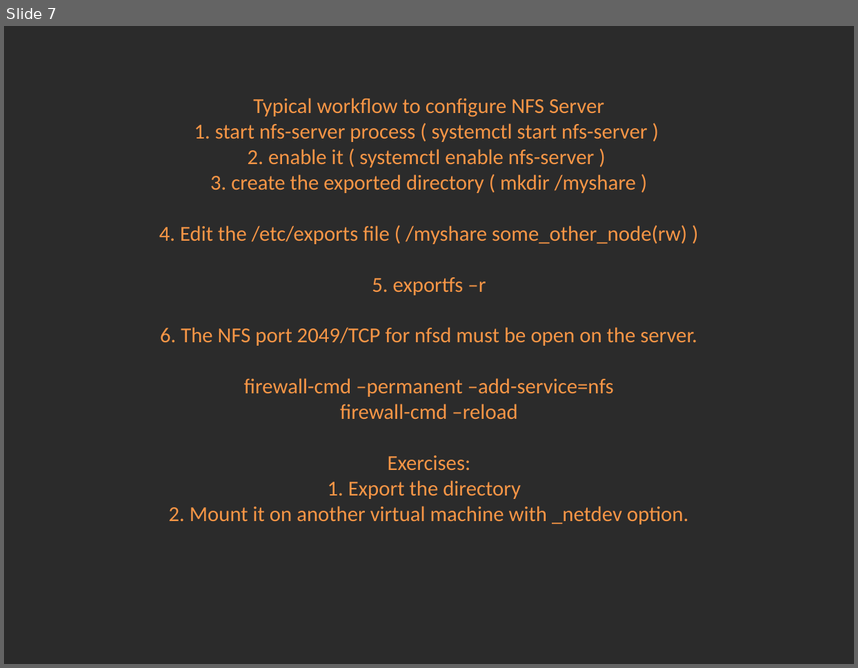
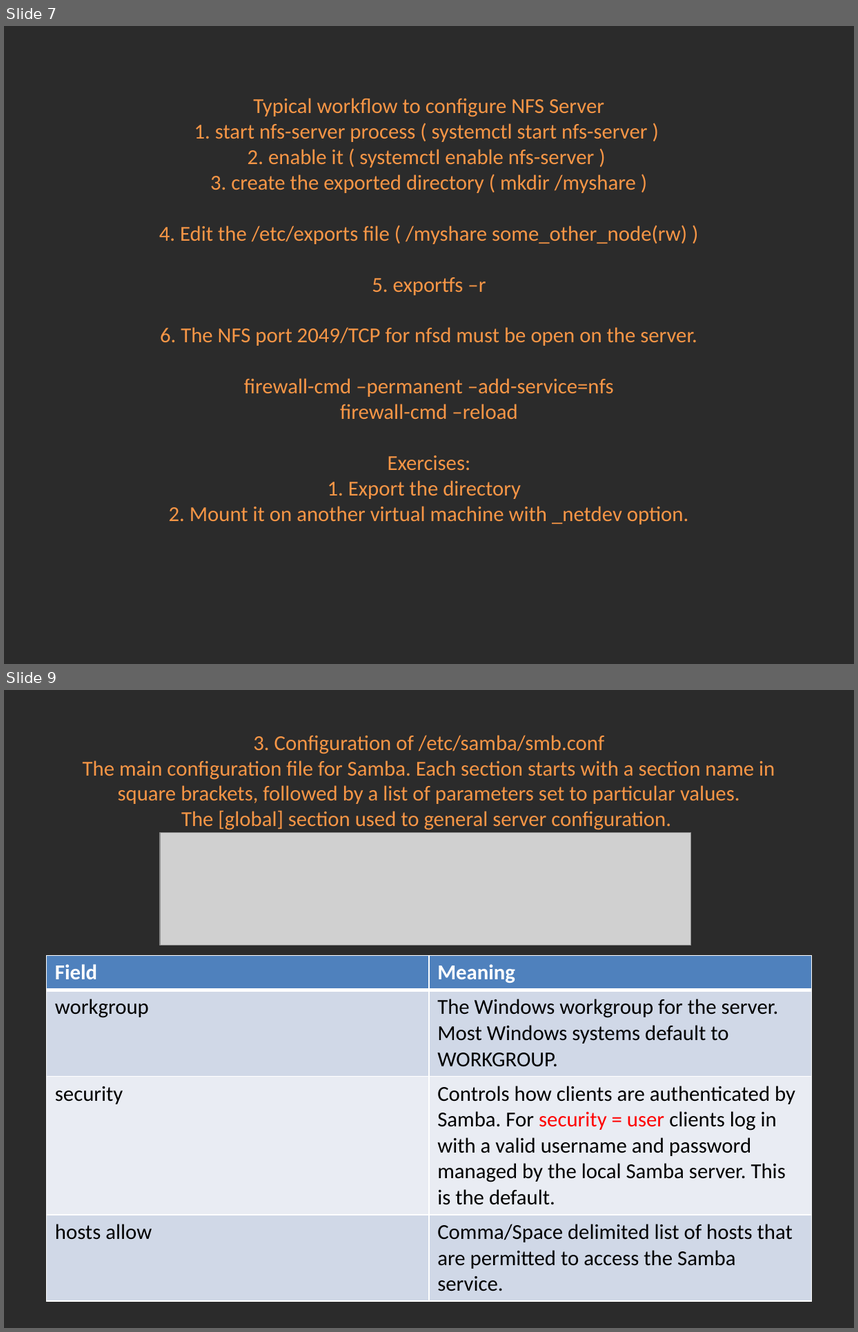
Before and after one commit to Academy-Soft-Intellect/Linux-Course, a slide deck: 12.SSH_NFS_SAMBA/12-SSH_NFS_SAMBA.pptx. Shown one above the other, each under a label of ours: slide 7 before the commit, slides 7 and 9 after it; the slides between them are not shown. The pictures are 858x668 and 858x1332 pixels, drawn with LibreOffice and Linux fonts; fonts in the diff are those of the drawing; grey boxes stand for pictures; background and template pictures are left out; a plain dark background stands for a picture behind light text. Boxes give left, top, right and bottom in pixels: in the first picture for what was removed or moved away, otherwise in the second. Text is boxed around its words. In the diff, an @@ line names an element or a change of style, - is before the commit and + after.

Commit message:
Adding Samba.

```diff
--- a/12.SSH_NFS_SAMBA/12-SSH_NFS_SAMBA.pptx
+++ b/12.SSH_NFS_SAMBA/12-SSH_NFS_SAMBA.pptx
@@ slide 9 added at (x1=4, y1=690, x2=854, y2=1328), background picture (left out) @@
@@ title added at (x1=83, y1=735, x2=775, y2=830), 18 pt, text #F79646 @@
+3. Configuration of /etc/samba/smb.conf
+The main configuration file for Samba. Each section starts with a section name in square brackets, followed by a list of parameters set to particular values.
+The [global] section used to general server configuration.
@@ picture added at (x1=159, y1=833, x2=691, y2=945) @@
@@ table added at (x1=47, y1=955, x2=811, y2=1295), 4 rows, 2 columns @@
+Field | Meaning
+workgroup | The Windows workgroup for the server. Most Windows systems default to WORKGROUP.
+security | Controls how clients are authenticated by Samba. For security = user clients log in with a valid username and password managed by the local Samba server. This is the default.
+hosts allow | Comma/Space delimited list of hosts that are permitted to access the Samba service.
```
Also in this commit, not shown: 1 slide changed, 3 other slides added.
